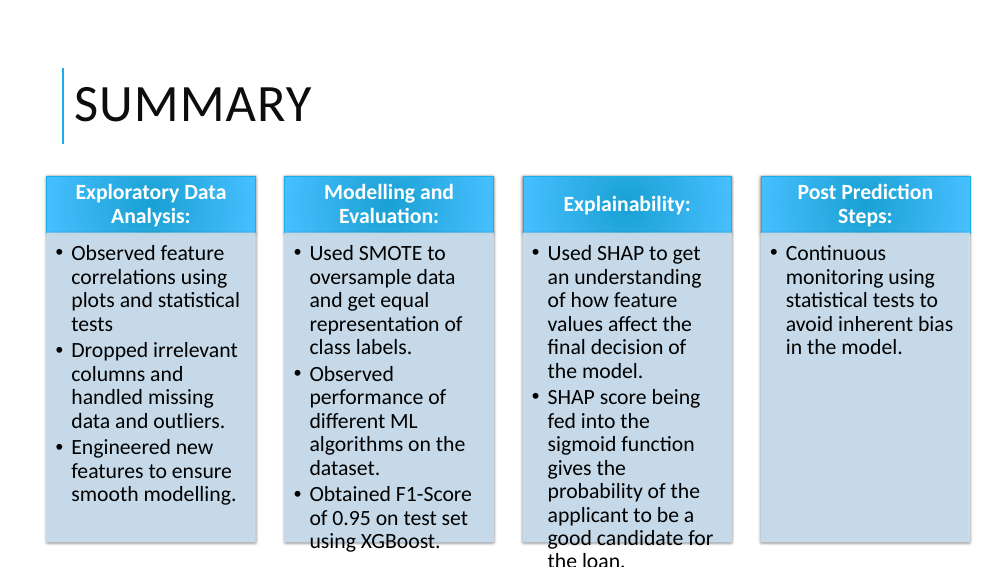
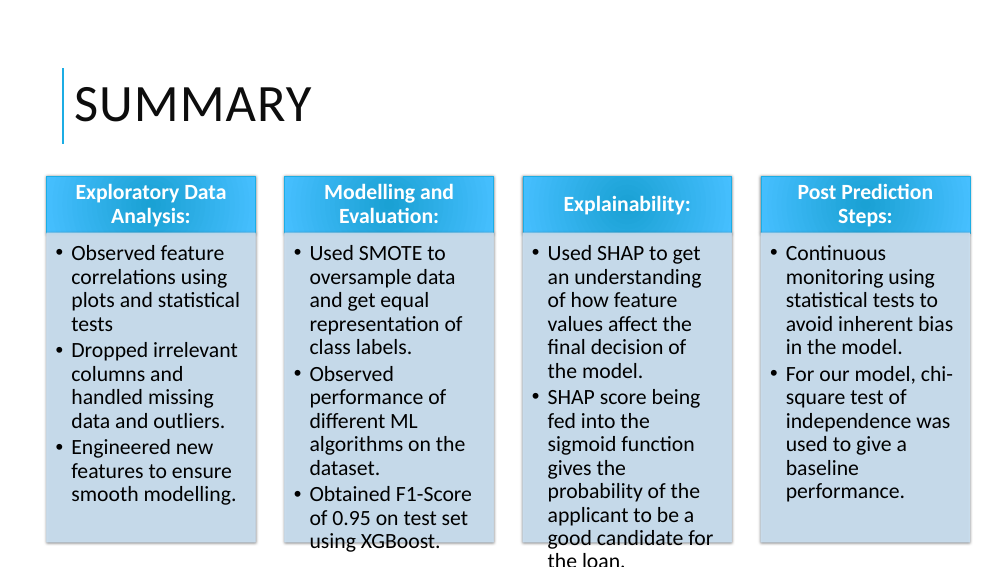
Before and after one commit to unnati026/JPMC-Case-Study, a slide deck: slide 7 of JPMC CCB Risk Modelling Case Study.pptx. Drawn at 1008x567 pixels with LibreOffice and Linux fonts; fonts in the diff are those of the drawing. Boxes give left, top, right and bottom in pixels: in the first picture for what was removed or moved away, otherwise in the second. Text is boxed around its words. In the diff, an @@ line names an element or a change of style, - is before the commit and + after.

```diff
--- a/JPMC CCB Risk Modelling Case Study.pptx
+++ b/JPMC CCB Risk Modelling Case Study.pptx
@@ text at (x1=786, y1=366, x2=953, y2=502): paragraph added @@
+  • For our model, chi-square test of independence was used to give a baseline performance.
```
Also in this commit, not shown: 3 other slides changed, 4 other files.
